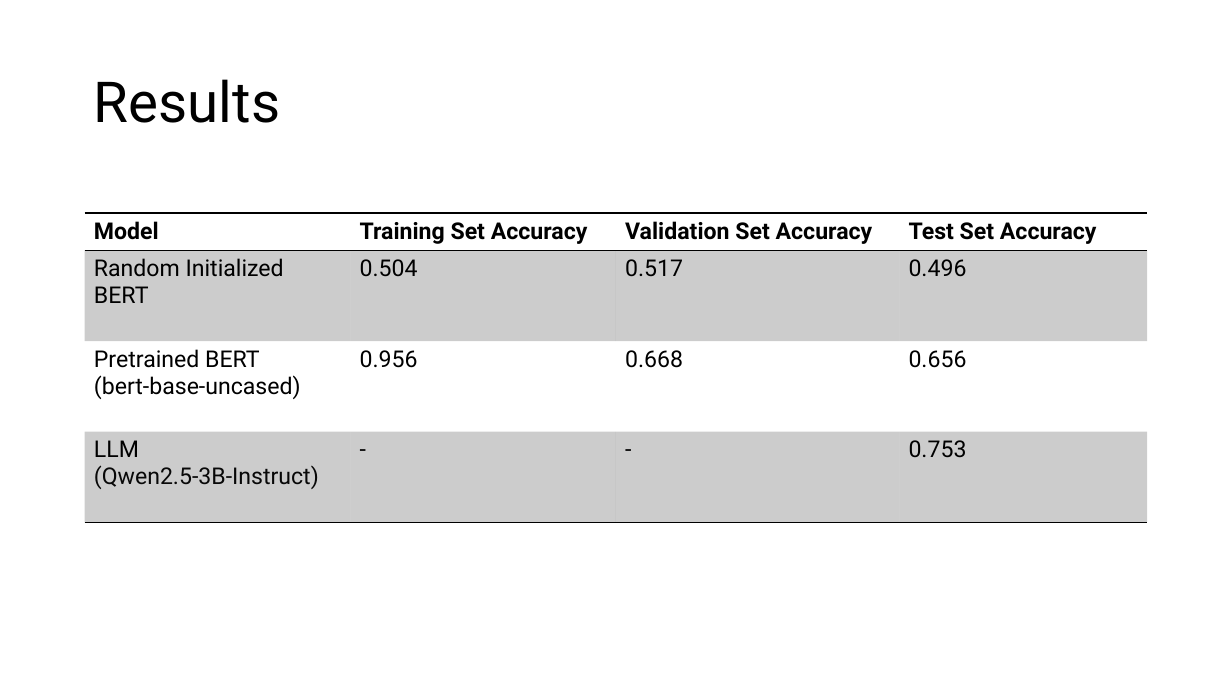
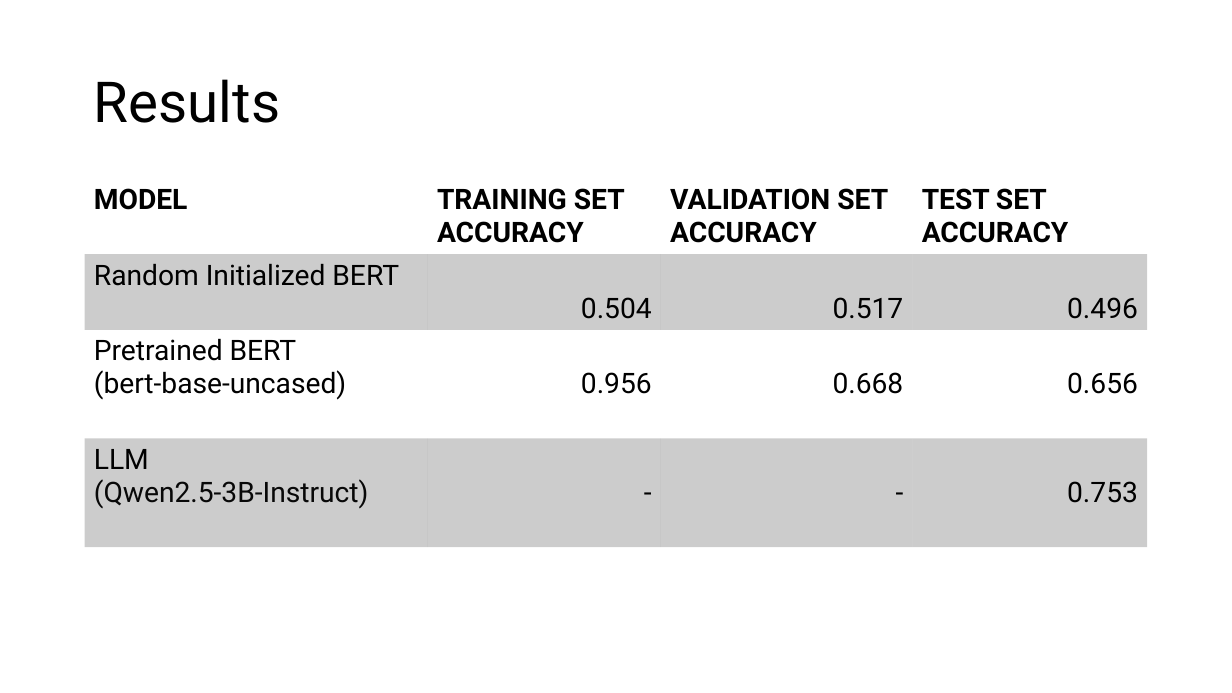
Before and after one commit to saegii/nlp, a slide deck: slide 12 of projects/slides/nlp-project2-presentation.pptx (slide 6 before the commit). Drawn at 1232x693 pixels with LibreOffice and Linux fonts; fonts in the diff are those of the drawing. Boxes give left, top, right and bottom in pixels: in the first picture for what was removed or moved away, otherwise in the second. Text is boxed around its words. In the diff, an @@ line names an element or a change of style, - is before the commit and + after.

```diff
--- a/projects/slides/nlp-project2-presentation.pptx
+++ b/projects/slides/nlp-project2-presentation.pptx
@@ table at box(85, 178, 1147, 555) @@
-row 1: Model | Training Set Accuracy | Validation Set Accuracy | Test Set Accuracy
+row 1: MODEL | TRAINING SET ACCURACY | VALIDATION SET ACCURACY | TEST SET ACCURACY
@@ size 18 to 22 pt in "Random Initialized BERT", "0.504", "0.517", "0.496" and 10 more places @@
@@ alignment left to right @@
@@ borders changed @@
@@ table: place and size @@
-table at box(85, 213, 1149, 501)
+table at box(85, 178, 1147, 555)
```
Also in this commit, not shown: 2 other slides changed, 10 slides added, 3 slides removed, 1 other file.
